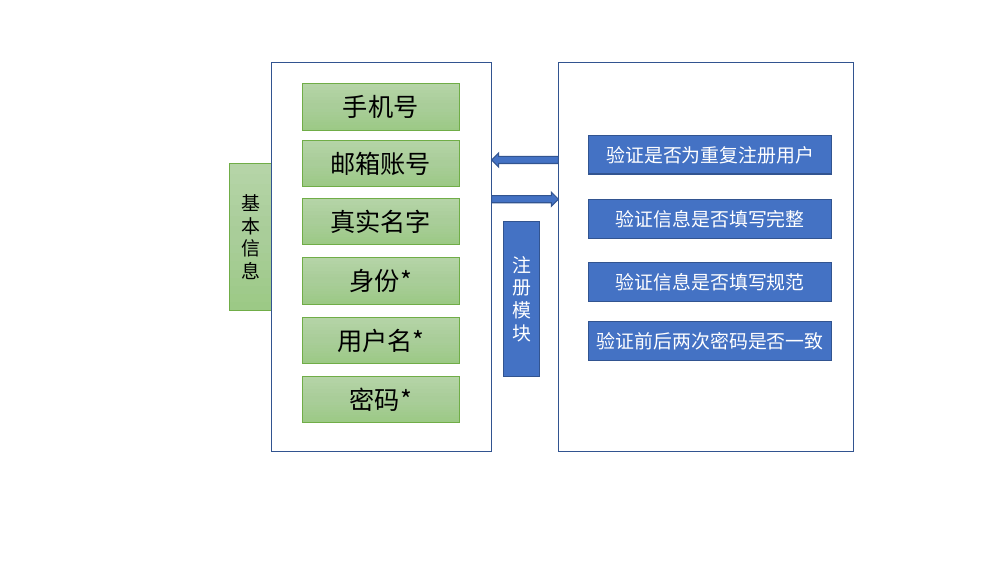
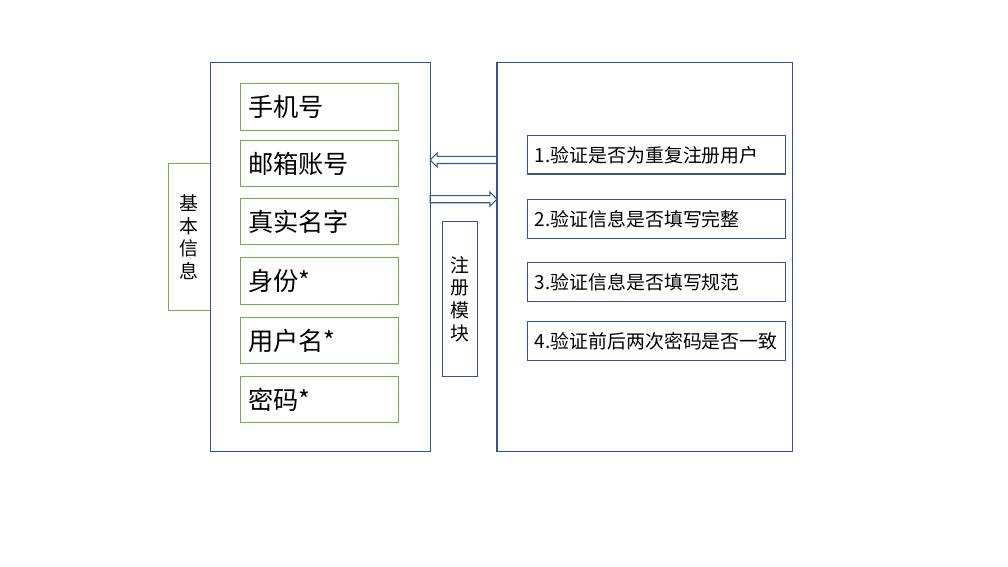
Before and after one commit to simple5960/bishe, a slide deck: slide 20 of 答辩.pptx. Drawn at 1008x567 pixels with LibreOffice and Linux fonts; fonts in the diff are those of the drawing. Boxes give left, top, right and bottom in pixels: in the first picture for what was removed or moved away, otherwise in the second. Text is boxed around its words. In the diff, an @@ line names an element or a change of style, - is before the commit and + after.

```diff
--- a/答辩.pptx
+++ b/答辩.pptx
@@ rectangle "1.验证是否为重复注册用户": place and size @@
-rectangle "1.验证是否为重复注册用户" at box(589, 135, 832, 175)
+rectangle "1.验证是否为重复注册用户" at box(528, 135, 786, 175)
@@ text in rectangle at box(535, 146, 759, 164): text changed; text colour #FFFFFF to #000000 @@
-验证是否为重复注册用户
+1.验证是否为重复注册用户
@@ rectangle "基本信息" at box(168, 163, 210, 311): fill gradient #B5D5A7 to #AACE9A to #9CC987 to none @@
@@ 10 rectangles, 1 right arrow, 1 left arrow: place and size @@
-10 rectangles, 1 right arrow, 1 left arrow at box(229, 63, 854, 451)
+10 rectangles, 1 right arrow, 1 left arrow at box(168, 63, 792, 451)
@@ fill #4472C4 to none in 6 elements at box(528, 321, 786, 361), box(528, 135, 786, 175), box(528, 200, 786, 239), box(528, 263, 786, 302), box(430, 192, 497, 206), box(430, 153, 497, 167) @@
@@ rectangle "2.验证信息是否填写完整": place and size @@
-rectangle "2.验证信息是否填写完整" at box(589, 200, 832, 239)
+rectangle "2.验证信息是否填写完整" at box(528, 200, 786, 239)
@@ rectangle "注册模块" at box(442, 222, 478, 377): text colour #FFFFFF to #000000; fill #4472C4 to none @@
@@ text in rectangle at box(535, 210, 740, 228): text changed; text colour #FFFFFF to #000000 @@
-验证信息是否填写完整
+2.验证信息是否填写完整
@@ rectangle "3.验证信息是否填写规范": place and size @@
-rectangle "3.验证信息是否填写规范" at box(589, 263, 832, 302)
+rectangle "3.验证信息是否填写规范" at box(528, 263, 786, 302)
@@ text in rectangle at box(535, 273, 740, 291): text changed; text colour #FFFFFF to #000000 @@
-验证信息是否填写规范
+3.验证信息是否填写规范
@@ rectangle "4.验证前后两次密码是否一致": place and size @@
-rectangle "4.验证前后两次密码是否一致" at box(589, 321, 832, 361)
+rectangle "4.验证前后两次密码是否一致" at box(528, 321, 786, 361)
@@ text in rectangle at box(535, 332, 778, 350): text changed; text colour #FFFFFF to #000000 @@
-验证前后两次密码是否一致
+4.验证前后两次密码是否一致
@@ alignment centre to left; fill gradient #B5D5A7 to #AACE9A to #9CC987 to none in 6 elements at box(240, 84, 398, 131), box(240, 140, 398, 187), box(240, 198, 398, 245), box(240, 258, 398, 305), box(240, 317, 398, 364), box(240, 376, 398, 423) @@
```
Also in this commit, not shown: 4 other slides changed, 2 slides added, 1 other file.
